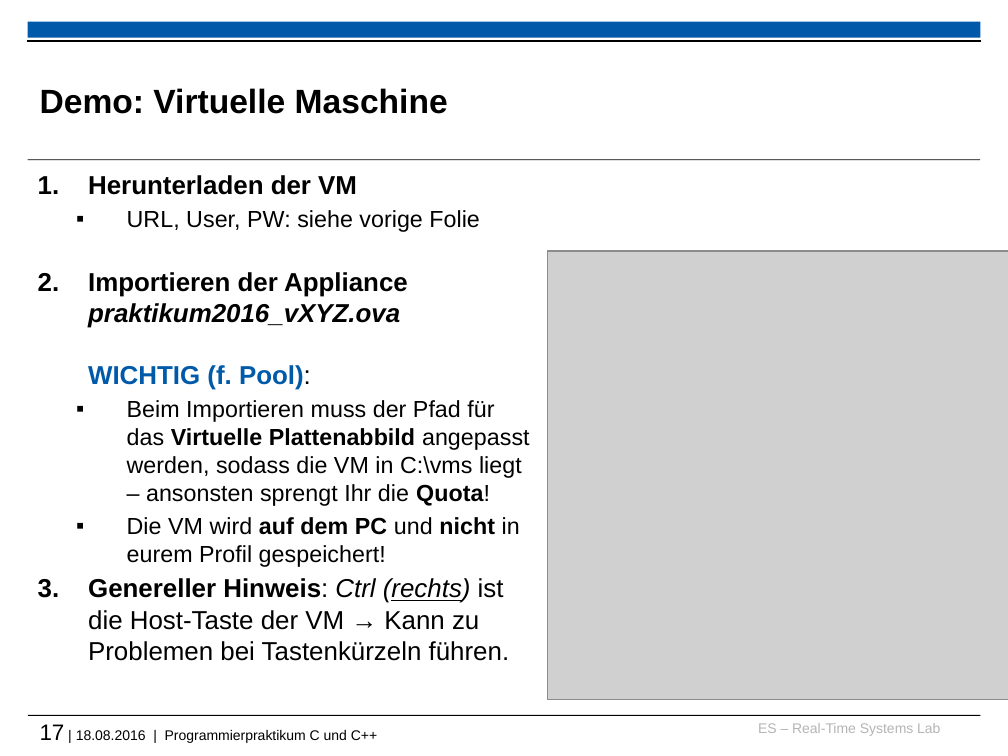
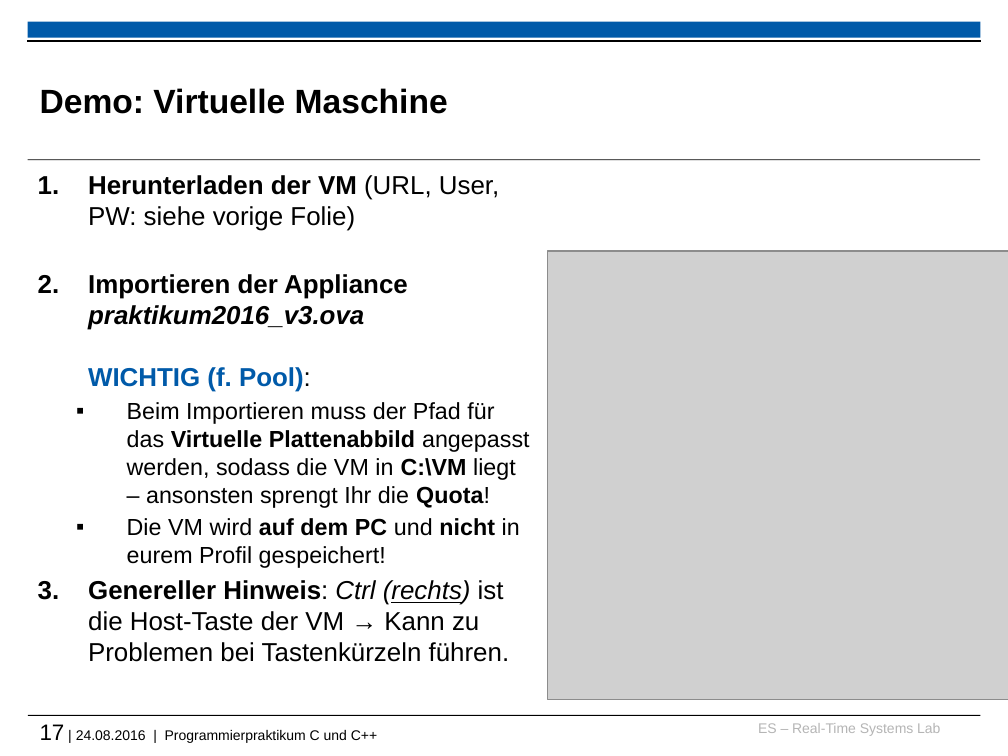
Before and after one commit to h82k/tud-cppp, a slide deck: slide 17 of cppp_lecture.pptx. Drawn at 1008x756 pixels with LibreOffice and Linux fonts; fonts in the diff are those of the drawing; grey boxes stand for pictures; background and template pictures are left out. Boxes give left, top, right and bottom in pixels: in the first picture for what was removed or moved away, otherwise in the second. Text is boxed around its words. In the diff, an @@ line names an element or a change of style, - is before the commit and + after.

```diff
--- a/cppp_lecture.pptx
+++ b/cppp_lecture.pptx
@@ text at <box>88,175,530,508</box>: text changed @@
-1. Herunterladen der VM
-  ▪ URL, User, PW: siehe vorige Folie
-2. Importieren der Appliance praktikum2016_vXYZ.ova
-   WICHTIG (f. Pool):
-  ▪ Beim Importieren muss der Pfad für das Virtuelle Plattenabbild angepasst werden, sodass die VM in C:\vms liegt – ansonsten sprengt Ihr die Quota!
+1. Herunterladen der VM (URL, User, PW: siehe vorige Folie)
+2. Importieren der Appliance praktikum2016_v3.ova
+   WICHTIG (f. Pool):
+  ▪ Beim Importieren muss der Pfad für das Virtuelle Plattenabbild angepasst werden, sodass die VM in C:\VM liegt – ansonsten sprengt Ihr die Quota!
@@ text at <box>40,724,377,743</box>: text changed @@
-17 | 18.08.2016 | Programmierpraktikum C und C++
+17 | 24.08.2016 | Programmierpraktikum C und C++
```
Also in this commit, not shown: 11 other slides changed, 1 other file.
